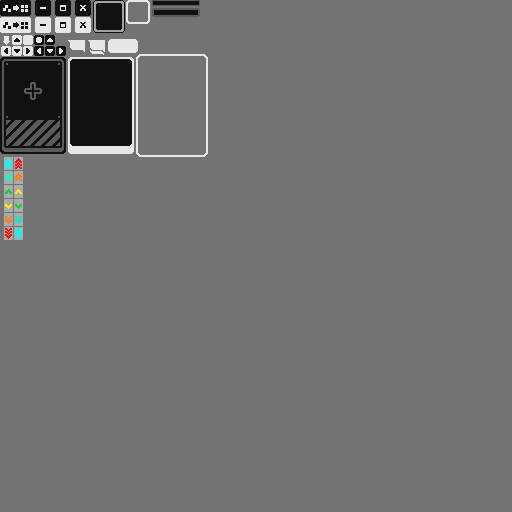
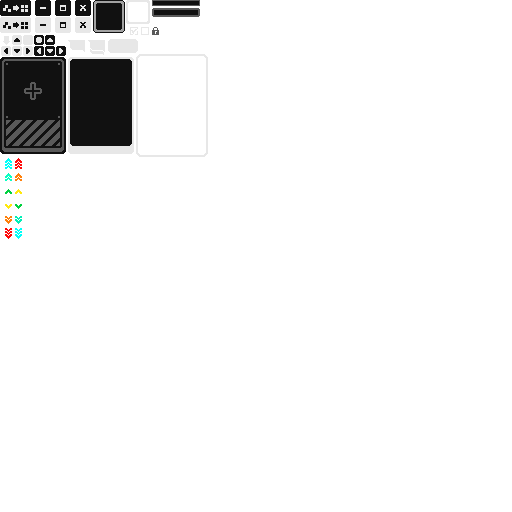
Layered file, before and after one edit (512x512). Changes by layer:
painted on "图层 15" over 4, 157, 23, 240
added layer "图层 327 拷贝" above "图层 688 拷贝 2" over 152, 27, 159, 35
added layer "图层 688 拷贝 2" above "图层 688 拷贝" over 141, 27, 149, 35
added layer "图层 688 拷贝" above "图层 510 拷贝" over 130, 27, 138, 35
painted on "图层 13" over 126, 0, 150, 24
painted on "图层 11 拷贝" over 90, 49, 104, 53
hid "图层 2" over 0, 0, 512, 512
